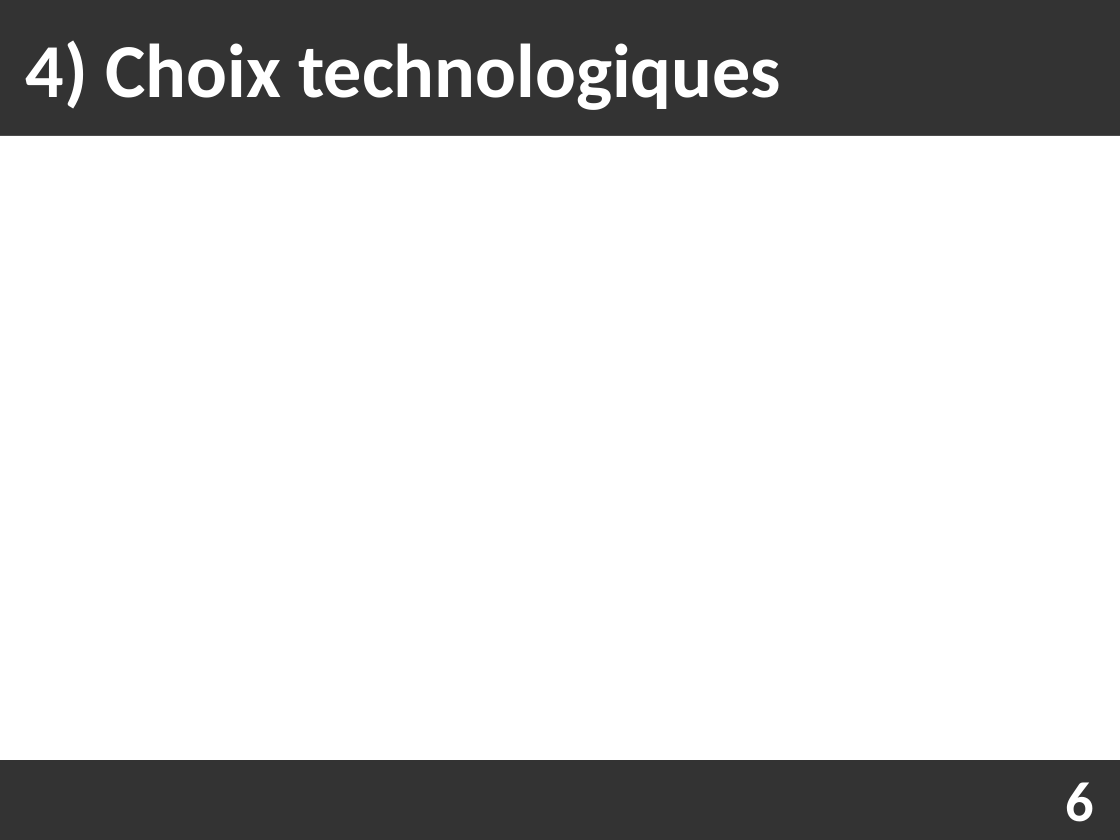
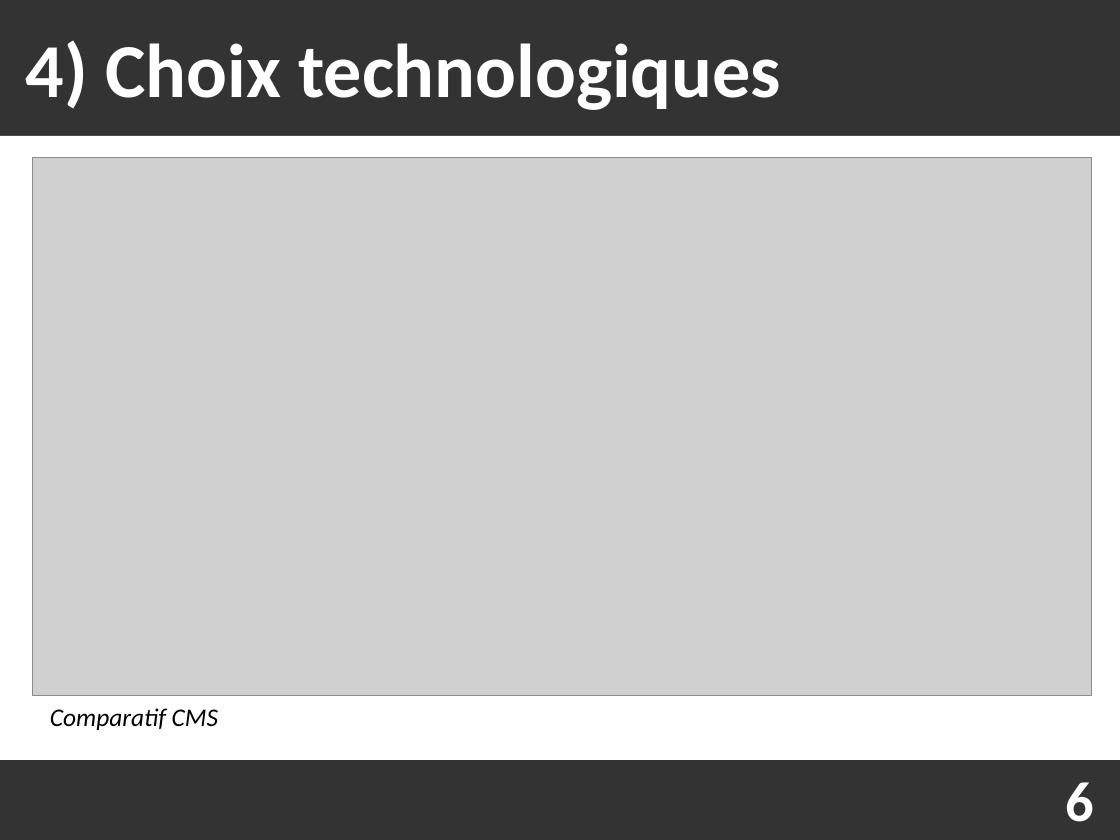
Before and after one commit to Fabou58/PROJET_5, a slide deck: slide 6 of soutenance/soutenance.odp. Drawn at 1120x840 pixels with LibreOffice and Linux fonts; fonts in the diff are those of the drawing; grey boxes stand for pictures. Boxes give left, top, right and bottom in pixels: in the first picture for what was removed or moved away, otherwise in the second. Text is boxed around its words. In the diff, an @@ line names an element or a change of style, - is before the commit and + after.

```diff
--- a/soutenance/soutenance.odp
+++ b/soutenance/soutenance.odp
@@ picture added at (x1=33, y1=158, x2=1093, y2=696) @@
@@ text added at (x1=50, y1=708, x2=218, y2=730), 18 pt, text #000000, italic @@
+Comparatif CMS
```
Also in this commit, not shown: 2 other slides changed, 3 slides added, 1 slide removed, 3 other files.
